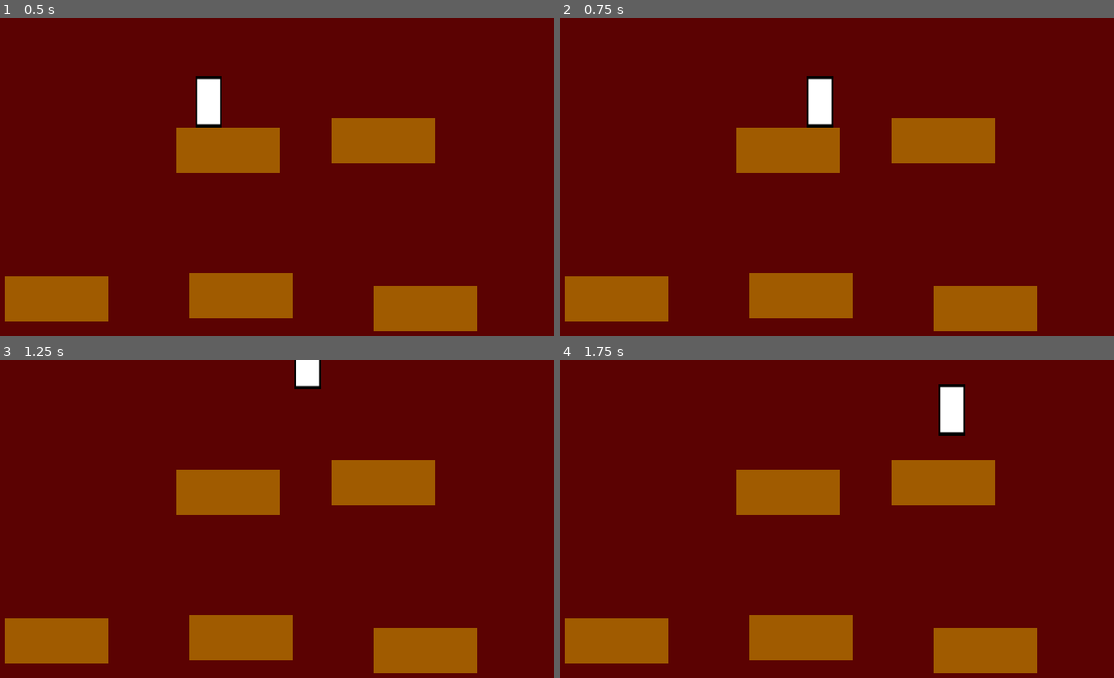
Above: before the commit, frames 1-4 (two rows, left to right).
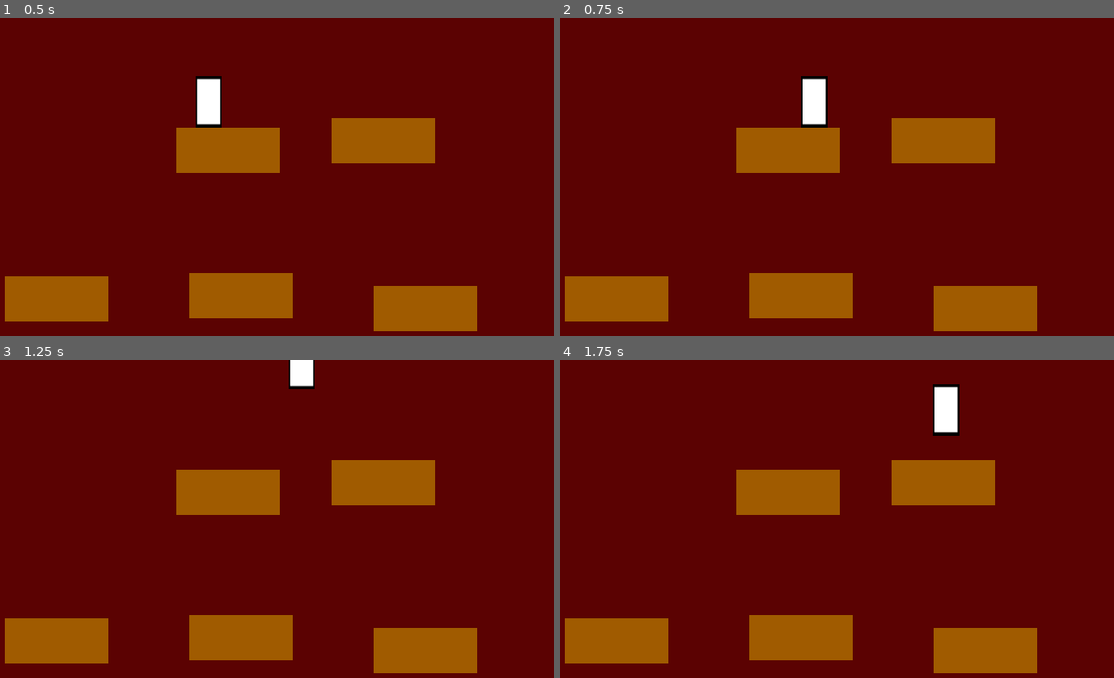
Above: after the commit, the same moments.

Repository: fernando-oliv/AntiJumpKing
Game: Godot game, scene res://scenes/CenaTeste.tscn
The game is run twice, just before and just after one commit, with the same random seed, the same clock (stepped at 60 frames per second) and the same inputs. The project has no main scene, so this scene is started directly.
Inputs:
- Up to frame 1 (0.5 s): no input
- Up to frame 2 (0.75 s): hold Right (ui_right) from 0.53 s (still down); tap Z (Dash) at 0.6 s
- Up to frame 3 (1.25 s): keep holding Right (ui_right); tap Space (Jump) at 0.77, 0.8, 1.07 s
- Up to frame 4 (1.75 s): keep holding Right (ui_right); tap Space (Jump) at 1.35, 1.52 s; tap Z (Dash) at 1.55 s

Frame 1 is identical in both runs. In frame 2, 0.5% of the frame differs, in the area x 43-50%, y 18-35%; in frame 3, 0.2%; in frame 4, 0.5%, in the area x 67-74%, y 7-24%.

Commit message:
adição dos tilemaps iniciais

Diff:
--- /dev/null
+++ b/Tilesets/TileMap.tscn
@@ -0,0 +1,348 @@
+[gd_scene load_steps=17 format=2]
+
+[ext_resource path="res://Tilesets/tile-map.png" type="Texture" id=1]
+
+[sub_resource type="ConvexPolygonShape2D" id=2]
+points = PoolVector2Array( 232, 68, 0, 68, 0, 7, 232, 7 )
+
+[sub_resource type="ConvexPolygonShape2D" id=3]
+points = PoolVector2Array( 234, 70, 0, 70, 0, 0, 234, 21 )
+
+[sub_resource type="ConvexPolygonShape2D" id=4]
+points = PoolVector2Array( 84.913, 88.6338, 0.518707, 88.6338, 0.518707, 0, 84.913, 0 )
+
+[sub_resource type="ConvexPolygonShape2D" id=5]
+points = PoolVector2Array( 84.913, 90.1481, 0.518707, 90.1481, 0.518707, 0.449036, 84.913, 0.449036 )
+
+[sub_resource type="ConvexPolygonShape2D" id=6]
+points = PoolVector2Array( 131, 58, 0, 58, 0, 0.634521, 131, 0 )
+
+[sub_resource type="ConvexPolygonShape2D" id=7]
+points = PoolVector2Array( 131, 57.5049, 0, 58, 0, 0, 131, 0 )
+
+[sub_resource type="ConvexPolygonShape2D" id=8]
+points = PoolVector2Array( 178, 46, 0, 46, 0, 0, 178, 0 )
+
+[sub_resource type="ConvexPolygonShape2D" id=9]
+points = PoolVector2Array( 176, 41, 0, 41, 0, 9, 176, 9 )
+
+[sub_resource type="ConvexPolygonShape2D" id=10]
+points = PoolVector2Array( 76, 61, 0, 61, 0, 0, 76, 0 )
+
+[sub_resource type="ConvexPolygonShape2D" id=11]
+points = PoolVector2Array( 88, 86, 0, 86, 0, 0, 88, 0 )
+
+[sub_resource type="ConvexPolygonShape2D" id=12]
+points = PoolVector2Array( 232, 93, 13, 93, 13, 0, 232, 0 )
+
+[sub_resource type="ConvexPolygonShape2D" id=13]
+points = PoolVector2Array( 115, 60, 0, 60, 0, 4, 115, 4 )
+
+[sub_resource type="ConvexPolygonShape2D" id=14]
+points = PoolVector2Array( 132, 60, 6, 60, 6, 3, 132, 3 )
+
+[sub_resource type="ConvexPolygonShape2D" id=15]
+points = PoolVector2Array( 85.8775, 90, 0.0364685, 90, 0.518707, 1.02332, 85.3953, 1.02332 )
+
+[sub_resource type="TileSet" id=1]
+0/name = "tile-map.png 0"
+0/texture = ExtResource( 1 )
+0/tex_offset = Vector2( 0, 0 )
+0/modulate = Color( 1, 1, 1, 1 )
+0/region = Rect2( 330, 57, 232, 68 )
+0/tile_mode = 0
+0/occluder_offset = Vector2( 0, 0 )
+0/navigation_offset = Vector2( 0, 0 )
+0/shape_offset = Vector2( 0, 0 )
+0/shape_transform = Transform2D( 1, 0, 0, 1, 0, 0 )
+0/shape = SubResource( 2 )
+0/shape_one_way = false
+0/shape_one_way_margin = 1.0
+0/shapes = [ {
+"autotile_coord": Vector2( 0, 0 ),
+"one_way": false,
+"one_way_margin": 1.0,
+"shape": SubResource( 2 ),
+"shape_transform": Transform2D( 1, 0, 0, 1, 0, 0 )
+} ]
+0/z_index = 0
+1/name = "tile-map.png 1"
+1/texture = ExtResource( 1 )
+1/tex_offset = Vector2( 0, 0 )
+1/modulate = Color( 1, 1, 1, 1 )
+1/region = Rect2( 332, 139, 234, 70 )
+1/tile_mode = 0
+1/occluder_offset = Vector2( 0, 0 )
+1/navigation_offset = Vector2( 0, 0 )
+1/shape_offset = Vector2( 0, 0 )
+1/shape_transform = Transform2D( 1, 0, 0, 1, 0, 0 )
+1/shape = SubResource( 3 )
+1/shape_one_way = false
+1/shape_one_way_margin = 1.0
+1/shapes = [ {
+"autotile_coord": Vector2( 0, 0 ),
+"one_way": false,
+"one_way_margin": 1.0,
+"shape": SubResource( 3 ),
+"shape_transform": Transform2D( 1, 0, 0, 1, 0, 0 )
+} ]
+1/z_index = 0
+2/name = "tile-map.png 2"
+2/texture = ExtResource( 1 )
+2/tex_offset = Vector2( 0, 0 )
+2/modulate = Color( 1, 1, 1, 1 )
+2/region = Rect2( 582, 67, 178, 46 )
+2/tile_mode = 0
+2/occluder_offset = Vector2( 0, 0 )
+2/navigation_offset = Vector2( 0, 0 )
+2/shape_offset = Vector2( 0, 0 )
+2/shape_transform = Transform2D( 1, 0, 0, 1, 0, 0 )
+2/shape = SubResource( 8 )
+2/shape_one_way = false
+2/shape_one_way_margin = 1.0
+2/shapes = [ {
+"autotile_coord": Vector2( 0, 0 ),
+"one_way": false,
+"one_way_margin": 1.0,
+"shape": SubResource( 8 ),
+"shape_transform": Transform2D( 1, 0, 0, 1, 0, 0 )
+} ]
+2/z_index = 0
+3/name = "tile-map.png 3"
+3/texture = ExtResource( 1 )
+3/tex_offset = Vector2( 0, 0 )
+3/modulate = Color( 1, 1, 1, 1 )
+3/region = Rect2( 584, 151, 176, 48 )
+3/tile_mode = 0
+3/occluder_offset = Vector2( 0, 0 )
+3/navigation_offset = Vector2( 0, 0 )
+3/shape_offset = Vector2( 0, 0 )
+3/shape_transform = Transform2D( 1, 0, 0, 1, 0, 0 )
+3/shape = SubResource( 9 )
+3/shape_one_way = false
+3/shape_one_way_margin = 1.0
+3/shapes = [ {
+"autotile_coord": Vector2( 0, 0 ),
+"one_way": false,
+"one_way_margin": 1.0,
+"shape": SubResource( 9 ),
+"shape_transform": Transform2D( 1, 0, 0, 1, 0, 0 )
+} ]
+3/z_index = 0
+4/name = "tile-map.png 4"
+4/texture = ExtResource( 1 )
+4/tex_offset = Vector2( 0, 0 )
+4/modulate = Color( 1, 1, 1, 1 )
+4/region = Rect2( 774, 35, 76, 70 )
+4/tile_mode = 0
+4/occluder_offset = Vector2( 0, 0 )
+4/navigation_offset = Vector2( 0, 0 )
+4/shape_offset = Vector2( 0, 0 )
+4/shape_transform = Transform2D( 1, 0, 0, 1, 0, 0 )
+4/shape = SubResource( 10 )
+4/shape_one_way = false
+4/shape_one_way_margin = 1.0
+4/shapes = [ {
+"autotile_coord": Vector2( 0, 0 ),
+"one_way": false,
+"one_way_margin": 1.0,
+"shape": SubResource( 10 ),
+"shape_transform": Transform2D( 1, 0, 0, 1, 0, 0 )
+} ]
+4/z_index = 0
+5/name = "tile-map.png 5"
+5/texture = ExtResource( 1 )
+5/tex_offset = Vector2( 0, 0 )
+5/modulate = Color( 1, 1, 1, 1 )
+5/region = Rect2( 768, 129, 88, 86 )
+5/tile_mode = 0
+5/occluder_offset = Vector2( 0, 0 )
+5/navigation_offset = Vector2( 0, 0 )
+5/shape_offset = Vector2( 0, 0 )
+5/shape_transform = Transform2D( 1, 0, 0, 1, 0, 0 )
+5/shape = SubResource( 11 )
+5/shape_one_way = false
+5/shape_one_way_margin = 1.0
+5/shapes = [ {
+"autotile_coord": Vector2( 0, 0 ),
+"one_way": false,
+"one_way_margin": 1.0,
+"shape": SubResource( 11 ),
+"shape_transform": Transform2D( 1, 0, 0, 1, 0, 0 )
+} ]
+5/z_index = 0
+6/name = "tile-map.png 6"
+6/texture = ExtResource( 1 )
+6/tex_offset = Vector2( 0, 0 )
+6/modulate = Color( 1, 1, 1, 1 )
+6/region = Rect2( 51, 67, 232, 93 )
+6/tile_mode = 0
+6/occluder_offset = Vector2( 0, 0 )
+6/navigation_offset = Vector2( 0, 0 )
+6/shape_offset = Vector2( 0, 0 )
+6/shape_transform = Transform2D( 1, 0, 0, 1, 0, 0 )
+6/shape = SubResource( 12 )
+6/shape_one_way = false
+6/shape_one_way_margin = 1.0
+6/shapes = [ {
+"autotile_coord": Vector2( 0, 0 ),
+"one_way": false,
+"one_way_margin": 1.0,
+"shape": SubResource( 12 ),
+"shape_transform": Transform2D( 1, 0, 0, 1, 0, 0 )
+} ]
+6/z_index = 0
+7/name = "tile-map.png 7"
+7/texture = ExtResource( 1 )
+7/tex_offset = Vector2( 0, 0 )
+7/modulate = Color( 1, 1, 1, 1 )
+7/region = Rect2( 205, 252, 130, 60 )
+7/tile_mode = 0
+7/occluder_offset = Vector2( 0, 0 )
+7/navigation_offset = Vector2( 0, 0 )
+7/shape_offset = Vector2( 0, 0 )
+7/shape_transform = Transform2D( 1, 0, 0, 1, 0, 0 )
+7/shape = SubResource( 13 )
+7/shape_one_way = false
+7/shape_one_way_margin = 1.0
+7/shapes = [ {
+"autotile_coord": Vector2( 0, 0 ),
+"one_way": false,
+"one_way_margin": 1.0,
+"shape": SubResource( 13 ),
+"shape_transform": Transform2D( 1, 0, 0, 1, 0, 0 )
+} ]
+7/z_index = 0
+8/name = "tile-map.png 8"
+8/texture = ExtResource( 1 )
+8/tex_offset = Vector2( 0, 0 )
+8/modulate = Color( 1, 1, 1, 1 )
+8/region = Rect2( 346, 253, 132, 60 )
+8/tile_mode = 0
+8/occluder_offset = Vector2( 0, 0 )
+8/navigation_offset = Vector2( 0, 0 )
+8/shape_offset = Vector2( 0, 0 )
+8/shape_transform = Transform2D( 1, 0, 0, 1, 0, 0 )
+8/shape = SubResource( 14 )
+8/shape_one_way = false
+8/shape_one_way_margin = 1.0
+8/shapes = [ {
+"autotile_coord": Vector2( 0, 0 ),
+"one_way": false,
+"one_way_margin": 1.0,
+"shape": SubResource( 14 ),
+"shape_transform": Transform2D( 1, 0, 0, 1, 0, 0 )
+} ]
+8/z_index = 0
+9/name = "tile-map.png 9"
+9/texture = ExtResource( 1 )
+9/tex_offset = Vector2( 0, 0 )
+9/modulate = Color( 1, 1, 1, 1 )
+9/region = Rect2( 368, 345, 86, 90 )
+9/tile_mode = 0
+9/occluder_offset = Vector2( 0, 0 )
+9/navigation_offset = Vector2( 0, 0 )
+9/shape_offset = Vector2( 0, 0 )
+9/shape_transform = Transform2D( 1, 0, 0, 1, 0, 0 )
+9/shape = SubResource( 15 )
+9/shape_one_way = false
+9/shape_one_way_margin = 1.0
+9/shapes = [ {
+"autotile_coord": Vector2( 0, 0 ),
+"one_way": false,
+"one_way_margin": 1.0,
+"shape": SubResource( 15 ),
+"shape_transform": Transform2D( 1, 0, 0, 1, 0, 0 )
+} ]
+9/z_index = 0
+10/name = "tile-map.png 10"
+10/texture = ExtResource( 1 )
+10/tex_offset = Vector2( 0, 0 )
+10/modulate = Color( 1, 1, 1, 1 )
+10/region = Rect2( 368, 448, 85, 89 )
+10/tile_mode = 0
+10/occluder_offset = Vector2( 0, 0 )
+10/navigation_offset = Vector2( 0, 0 )
+10/shape_offset = Vector2( 0, 0 )
+10/shape_transform = Transform2D( 1, 0, 0, 1, 0, 0 )
+10/shape = SubResource( 4 )
+10/shape_one_way = false
+10/shape_one_way_margin = 1.0
+10/shapes = [ {
+"autotile_coord": Vector2( 0, 0 ),
+"one_way": false,
+"one_way_margin": 1.0,
+"shape": SubResource( 4 ),
+"shape_transform": Transform2D( 1, 0, 0, 1, 0, 0 )
+} ]
+10/z_index = 0
+11/name = "tile-map.png 11"
+11/texture = ExtResource( 1 )
+11/tex_offset = Vector2( 0, 0 )
+11/modulate = Color( 1, 1, 1, 1 )
+11/region = Rect2( 368, 548, 85, 91 )
+11/tile_mode = 0
+11/occluder_offset = Vector2( 0, 0 )
+11/navigation_offset = Vector2( 0, 0 )
+11/shape_offset = Vector2( 0, 0 )
+11/shape_transform = Transform2D( 1, 0, 0, 1, 0, 0 )
+11/shape = SubResource( 5 )
+11/shape_one_way = false
+11/shape_one_way_margin = 1.0
+11/shapes = [ {
+"autotile_coord": Vector2( 0, 0 ),
+"one_way": false,
+"one_way_margin": 1.0,
+"shape": SubResource( 5 ),
+"shape_transform": Transform2D( 1, 0, 0, 1, 0, 0 )
+} ]
+11/z_index = 0
+12/name = "tile-map.png 12"
+12/texture = ExtResource( 1 )
+12/tex_offset = Vector2( 0, 0 )
+12/modulate = Color( 1, 1, 1, 1 )
+12/region = Rect2( 341, 677, 131, 58 )
+12/tile_mode = 0
+12/occluder_offset = Vector2( 0, 0 )
+12/navigation_offset = Vector2( 0, 0 )
+12/shape_offset = Vector2( 0, 0 )
+12/shape_transform = Transform2D( 1, 0, 0, 1, 0, 0 )
+12/shape = SubResource( 6 )
+12/shape_one_way = false
+12/shape_one_way_margin = 1.0
+12/shapes = [ {
+"autotile_coord": Vector2( 0, 0 ),
+"one_way": false,
+"one_way_margin": 1.0,
+"shape": SubResource( 6 ),
+"shape_transform": Transform2D( 1, 0, 0, 1, 0, 0 )
+} ]
+12/z_index = 0
+13/name = "tile-map.png 13"
+13/texture = ExtResource( 1 )
+13/tex_offset = Vector2( 0, 0 )
+13/modulate = Color( 1, 1, 1, 1 )
+13/region = Rect2( 198, 678, 131, 58 )
+13/tile_mode = 0
+13/occluder_offset = Vector2( 0, 0 )
+13/navigation_offset = Vector2( 0, 0 )
+13/shape_offset = Vector2( 0, 0 )
+13/shape_transform = Transform2D( 1, 0, 0, 1, 0, 0 )
+13/shape = SubResource( 7 )
+13/shape_one_way = false
+13/shape_one_way_margin = 1.0
+13/shapes = [ {
+"autotile_coord": Vector2( 0, 0 ),
+"one_way": false,
+"one_way_margin": 1.0,
+"shape": SubResource( 7 ),
+"shape_transform": Transform2D( 1, 0, 0, 1, 0, 0 )
+} ]
+13/z_index = 0
+
+[node name="TileMap" type="TileMap"]
+scale = Vector2( 0.125, 0.125 )
+tile_set = SubResource( 1 )
+cell_size = Vector2( 1, 1 )
+cell_quadrant_size = 1
+format = 1
--- a/scripts/PlayerMovement.gd
+++ b/scripts/PlayerMovement.gd
@@ -7,6 +7,7 @@
 var falling = true
 var isFacingRight = true
 var vento = 0
+var inversao = 1
 
 #bout dash
 var dashDirection = Vector2(1,0)
@@ -48,6 +49,8 @@
 		dashDirection = Vector2(-1,0)
 
 	if Input.is_action_just_pressed("Dash") and haveDash:
+		if (!falling):
+			dashDirection.y = 1 * inversao
 		velocidade = dashDirection.normalized() * 100
 		haveDash = false
 		dashing = true
@@ -64,9 +67,10 @@
 		velocidadeAnterior = velocidade.x
 		for i in range(get_slide_count()):
 			var collision = get_slide_collision(i)
-			if collision.collider is TileMap and not is_on_floor():
+			print(collision.collider.get_class())
+			if (collision.collider is TileMap) and falling:
 				velocidade.x = collision.normal.x*abs(velocidadeAnterior)*0.6
-				dashing = true
+
 
 
 	"""
@@ -93,7 +97,7 @@
 		if abs(velocidade.x) < 20:
 			velocidade.x += vento
 
-	velocidade.y += gravity * fallingTime
+	velocidade.y += gravity * fallingTime * inversao
 
 	#apertou dash
 	dash()
@@ -120,10 +124,11 @@
 			dashing = false
 			velocidade.x = 0
 	if(!falling and Input.is_action_just_pressed("Jump")):
-		velocidade.y = -75
+		velocidade.y = -75 * inversao
 
 
-	velocidade = move_and_slide(velocidade, Vector2.UP)
+
+	velocidade = move_and_slide(velocidade, Vector2(0, -1 * inversao))
 	#velocidade = move_and_slide(velocidade, Vector2(0,1))
 	#recarrega a cena apertando ESC
 	if(Input.is_action_just_pressed("ui_cancel")) :
Binary file added: Tilesets/tile-map.png
Not shown, added: Tilesets/tile-map.png.import
